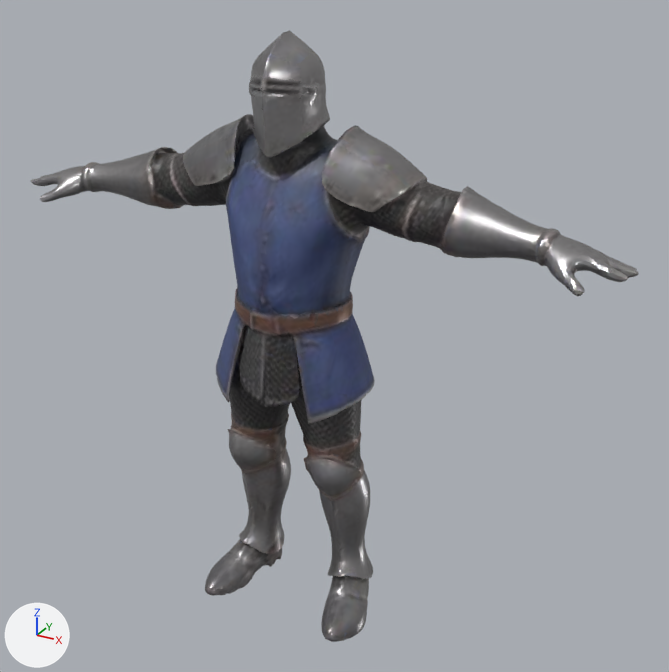
The glTF model assets/characters/paladin_unarmed_v2.glb: old version first, new version second.
One viewpoint serves both versions: a 50 mm lens placed at (1.286, -2.081, 1.96), pointed at (0.103, 0.069, 0.885). Arrows for +X, +Y and +Z are at lower left; the lights stay in place. The first picture is the older version. Vertices at exactly the same position are counted once.

In view in the first picture: 'CharacterBody'.
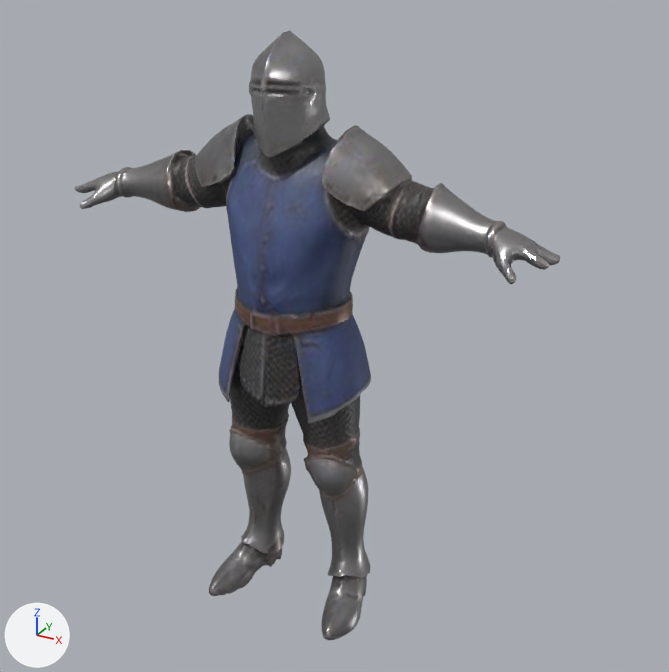
Location of each change, [x1, y1, x2, y2] in pixels of the pictures (669 x 672 px; the box of a moved part takes in the faces that stretch with it):
'CharacterBody', reshaped (20% narrower): before [31, 31, 639, 642]; after [74, 31, 560, 640]
part 1 of me_knightbody2, moved or reshaped: before [340, 134, 639, 296]; after [340, 134, 560, 284]
part 2 of me_knightbody2, moved or reshaped: before [31, 121, 234, 209]; after [74, 124, 231, 212]
part 3 of me_knightbody2, moved or reshaped: before [325, 346, 375, 642]; after [324, 345, 371, 640]
part 4 of me_knightbody2, moved or reshaped: before [205, 340, 246, 595]; after [209, 357, 245, 596]

What changed in the scene script:
```text
Change me_knightbody2:
    used by ob_characterbody; location = (0.0, 0.0, 0.0)
    remove me_knightbody2.from_pydata(...)  # 11668 vertices, 23332 faces; spans x -0.93..0.93, y -0.18..0.18, z 0.0..1.73
    add me_knightbody2.from_pydata(...)  # 11668 vertices, 23332 faces; spans x -0.74..0.75, y -0.18..0.18, z 0.0..1.73
    me_knightbody2 part 1: 1979 of the vertices in x 0.21..0.93, y -0.1..0.17, z 1.19..1.47 are scaled about their middle by (0.753, 1, 1), then moved by (-0.1, 0.0, 0.0)
    me_knightbody2 part 2: 1709 of the vertices in x -0.93..-0.21, y -0.1..0.17, z 1.19..1.47 are scaled about their middle by (0.752, 1, 1), then moved by (0.1, 0.0, 0.0)
    me_knightbody2 part 3: 508 of the vertices in x 0.21..0.28, y -0.18..0.12, z 0.0..0.87 are scaled about their middle by (0.753, 1, 1), then moved by (-0.01, 0.0, 0.0)
    me_knightbody2 part 4: 415 of the vertices in x -0.28..-0.21, y -0.18..0.12, z 0.0..0.88 are scaled about their middle by (0.752, 1, 1), then moved by (0.01, 0.0, 0.0)
```
